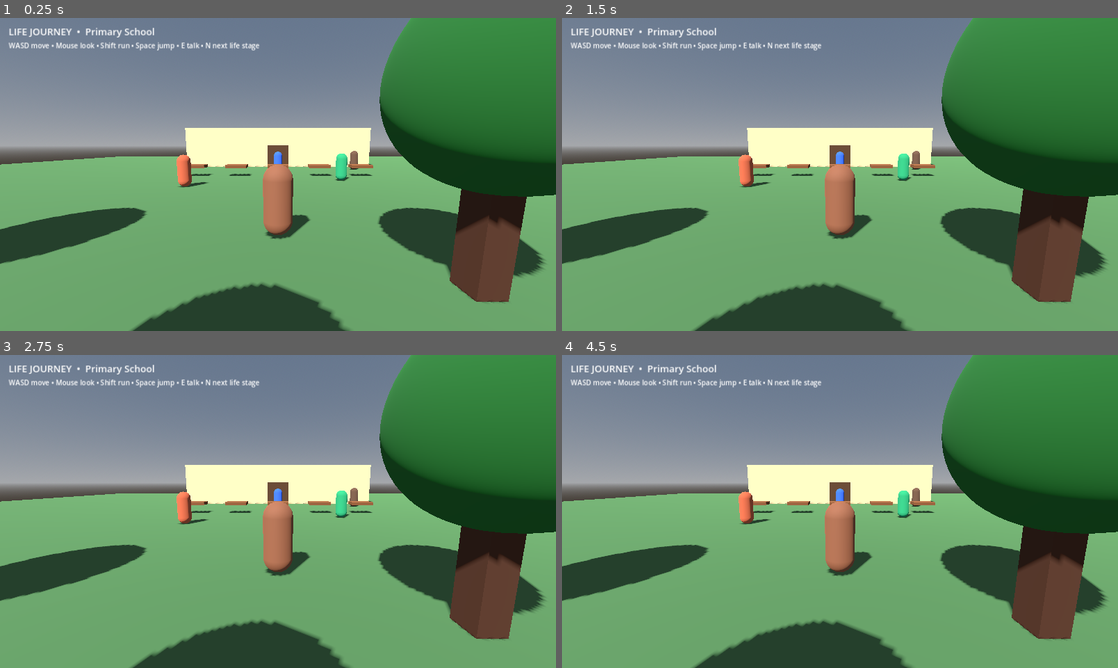
Above: before the commit, frames 1-4 (two rows, left to right).
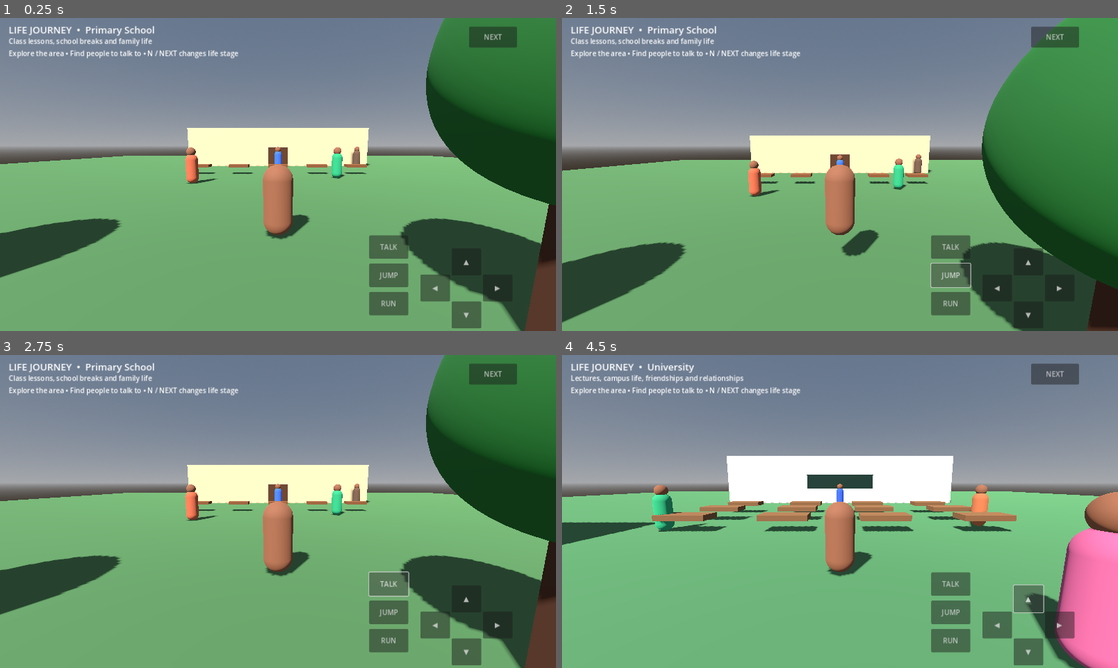
Above: after the commit, the same moments.

Repository: ntambalikachimwemwe-prog/Who-am-l-whatsapp
Game: Godot game, scene res://scenes/main.tscn
The game is run twice, just before and just after one commit, with the same random seed, the same clock (stepped at 60 frames per second) and the same inputs.
Inputs (mouse positions are in pixels of both pictures, inside the frame that each line leads up to):
- Up to frame 1 (0.25 s): no input
- Up to frame 2 (1.5 s): click (951, 302) at 0.5 s, where only the run after the commit has a clickable "RUN"; click (951, 274) at 1.25 s, where only the run after the commit has a clickable "JUMP"
- Up to frame 3 (2.75 s): click (389, 583) at 2 s, where only the run after the commit has a clickable "TALK"
- Up to frame 4 (4.5 s): click (1056, 373) at 2.75 s, where only the run after the commit has a clickable "NEXT"; click (1056, 373) at 3.5 s, where only the run after the commit has a clickable "NEXT"; click (1029, 599) at 4.25 s, where only the run after the commit has a clickable "▲"

The runs differ from the first frame. In frame 1, 26% of the frame differs, in the area x 0-100%, y 0-100%; in frame 2, 36%; in frame 3, 26%; in frame 4, 46%.

Commit message:
Build distinct primary, hostel, university and adult-life worlds

Diff:
--- a/life-simulator/scripts/world.gd
+++ b/life-simulator/scripts/world.gd
@@ -2,25 +2,33 @@
 
 const PLAYER_SCRIPT = preload("res://scripts/player.gd")
 const STAGES := ["Primary School", "Secondary School", "University", "Adult Life"]
+const STAGE_DESCRIPTIONS := [
+	"Class lessons, school breaks and family life",
+	"Hostel life, friendships, music and football",
+	"Lectures, campus life, friendships and relationships",
+	"Work, home, neighbourhood and everyday responsibilities"
+]
 var player: CharacterBody3D
 var prompt_label: Label
 var dialogue_panel: PanelContainer
 var dialogue_input: LineEdit
 var dialogue_text: Label
 var stage_label: Label
+var stage_description: Label
+var stage_container: Node3D
 var current_npc := ""
 var life_stage_index := 0
 var stage_npcs: Array[Node3D] = []
+var touch_buttons: Array[Button] = []
 
 func _ready() -> void:
 	_build_environment()
-	_build_schoolyard()
+	stage_container = Node3D.new()
+	stage_container.name = "CurrentWorld"
+	add_child(stage_container)
 	_build_player()
 	_build_hud()
-	_spawn_npc("Teacher", Vector3(0, 0, -7), Color(0.2, 0.35, 0.72), "teacher")
-	_spawn_npc("Classmate", Vector3(4, 0, -3), Color(0.15, 0.55, 0.34), "student")
-	_spawn_npc("Friend", Vector3(-5, 0, -1), Color(0.68, 0.32, 0.2), "friend")
-	_spawn_npc("Headteacher", Vector3(7, 0, -9), Color(0.35, 0.25, 0.18), "teacher")
+	_build_stage_world()
 	_update_stage()
 
 func _build_environment() -> void:
@@ -31,77 +39,86 @@
 	env.sky.sky_material = ProceduralSkyMaterial.new()
 	env.ambient_light_source = Environment.AMBIENT_SOURCE_COLOR
 	env.ambient_light_color = Color(0.72, 0.78, 0.9)
-	env.ambient_light_energy = 0.65
+	env.ambient_light_energy = 0.7
 	world_env.environment = env
 	add_child(world_env)
 	var sun := DirectionalLight3D.new()
 	sun.rotation_degrees = Vector3(-48, -30, 0)
-	sun.light_energy = 1.2
+	sun.light_energy = 1.25
 	sun.shadow_enabled = true
 	add_child(sun)
 
-func _box(parent: Node3D, label: String, pos: Vector3, size: Vector3, color: Color) -> StaticBody3D:
-	var body := StaticBody3D.new()
-	body.name = label
-	body.position = pos
+func _material(color: Color) -> StandardMaterial3D:
+	var mat := StandardMaterial3D.new()
+	mat.albedo_color = color
+	mat.roughness = 0.88
+	return mat
+
+func _box(parent: Node3D, label: String, pos: Vector3, size: Vector3, color: Color, solid := true) -> Node3D:
+	var holder: Node3D
+	if solid:
+		holder = StaticBody3D.new()
+	else:
+		holder = Node3D.new()
+	holder.name = label
+	holder.position = pos
 	var mesh_instance := MeshInstance3D.new()
 	var mesh := BoxMesh.new()
 	mesh.size = size
 	mesh_instance.mesh = mesh
-	var material := StandardMaterial3D.new()
-	material.albedo_color = color
-	material.roughness = 0.9
-	mesh_instance.material_override = material
-	body.add_child(mesh_instance)
-	var collision := CollisionShape3D.new()
-	var shape := BoxShape3D.new()
-	shape.size = size
-	collision.shape = shape
-	body.add_child(collision)
-	parent.add_child(body)
-	return body
-
-func _build_schoolyard() -> void:
-	_box(self, "Ground", Vector3(0, -0.25, 0), Vector3(65, 0.5, 65), Color(0.25, 0.39, 0.22))
-	_box(self, "School building", Vector3(0, 2, -14), Vector3(19, 4, 5), Color(0.78, 0.68, 0.48))
-	_box(self, "Classroom entrance", Vector3(0, 1.1, -11.35), Vector3(2.2, 2.2, 0.2), Color(0.28, 0.18, 0.1))
-	_box(self, "Blackboard", Vector3(0, 2.1, -16.45), Vector3(5, 1.4, 0.12), Color(0.06, 0.15, 0.12))
-	for i in range(5):
-		_box(self, "Desk_%d" % i, Vector3(-6 + i * 3, 0.7, -5), Vector3(1.5, 0.2, 0.8), Color(0.42, 0.25, 0.13))
-	for i in range(8):
-		var tree := _box(self, "Tree trunk %d" % i, Vector3(-17 + i * 5, 1, 7 + (i % 2) * 4), Vector3(0.45, 2, 0.45), Color(0.25, 0.14, 0.08))
-		var crown := MeshInstance3D.new()
-		var sphere := SphereMesh.new()
-		sphere.radius = 1.5
-		sphere.height = 3
-		crown.mesh = sphere
-		var green := StandardMaterial3D.new()
-		green.albedo_color = Color(0.12, 0.34, 0.13)
-		crown.material_override = green
-		crown.position = Vector3(0, 2, 0)
-		tree.add_child(crown)
+	mesh_instance.material_override = _material(color)
+	holder.add_child(mesh_instance)
+	if solid:
+		var collision := CollisionShape3D.new()
+		var shape := BoxShape3D.new()
+		shape.size = size
+		collision.shape = shape
+		holder.add_child(collision)
+	parent.add_child(holder)
+	return holder
+
+func _sphere(parent: Node3D, label: String, pos: Vector3, radius: float, color: Color) -> void:
+	var mesh := MeshInstance3D.new()
+	mesh.name = label
+	var sphere := SphereMesh.new()
+	sphere.radius = radius
+	sphere.height = radius * 2.0
+	mesh.mesh = sphere
+	mesh.material_override = _material(color)
+	mesh.position = pos
+	parent.add_child(mesh)
+
+func _tree(parent: Node3D, pos: Vector3) -> void:
+	_box(parent, "Tree trunk", pos + Vector3(0, 1, 0), Vector3(0.45, 2, 0.45), Color(0.25, 0.14, 0.08))
+	_sphere(parent, "Tree crown", pos + Vector3(0, 3, 0), 1.45, Color(0.12, 0.34, 0.13))
 
 func _build_player() -> void:
 	player = CharacterBody3D.new()
 	player.name = "Player"
 	player.set_script(PLAYER_SCRIPT)
-	player.position = Vector3(0, 0.2, 5)
+	player.position = Vector3(0, 0.2, 6)
 	add_child(player)
 
 func _spawn_npc(npc_name: String, pos: Vector3, color: Color, role: String) -> void:
 	var npc := StaticBody3D.new()
 	npc.name = npc_name
 	npc.position = pos
-	var mesh := MeshInstance3D.new()
+	var body := MeshInstance3D.new()
 	var capsule := CapsuleMesh.new()
 	capsule.radius = 0.34
 	capsule.height = 1.7
-	mesh.mesh = capsule
-	mesh.position.y = 0.85
-	var mat := StandardMaterial3D.new()
-	mat.albedo_color = color
-	mesh.material_override = mat
-	npc.add_child(mesh)
+	body.mesh = capsule
+	body.position.y = 0.85
+	body.material_override = _material(color)
+	npc.add_child(body)
+	var head := MeshInstance3D.new()
+	var head_mesh := SphereMesh.new()
+	head_mesh.radius = 0.25
+	head_mesh.height = 0.5
+	head.mesh = head_mesh
+	head.position.y = 1.82
+	head.material_override = _material(Color(0.48, 0.29, 0.19))
+	npc.add_child(head)
 	var collision := CollisionShape3D.new()
 	var shape := CapsuleShape3D.new()
 	shape.radius = 0.34
@@ -109,10 +126,88 @@
 	collision.shape = shape
 	collision.position.y = 0.85
 	npc.add_child(collision)
-	add_child(npc)
+	stage_container.add_child(npc)
 	npc.set_meta("npc_name", npc_name)
 	npc.set_meta("role", role)
 	stage_npcs.append(npc)
+
+func _clear_stage() -> void:
+	for child in stage_container.get_children():
+		child.queue_free()
+	stage_npcs.clear()
+	player.global_position = Vector3(0, 0.2, 6)
+	player.velocity = Vector3.ZERO
+
+func _build_stage_world() -> void:
+	_clear_stage()
+	match life_stage_index:
+		0: _build_primary_world()
+		1: _build_secondary_world()
+		2: _build_university_world()
+		3: _build_adult_world()
+
+func _build_primary_world() -> void:
+	_box(stage_container, "School grounds", Vector3(0, -0.25, 0), Vector3(66, 0.5, 66), Color(0.25, 0.39, 0.22))
+	_box(stage_container, "Primary school", Vector3(0, 2, -14), Vector3(19, 4, 6), Color(0.78, 0.68, 0.48))
+	_box(stage_container, "Classroom door", Vector3(0, 1, -10.8), Vector3(2, 2, 0.2), Color(0.28, 0.16, 0.08))
+	_box(stage_container, "Blackboard", Vector3(0, 2.2, -16.9), Vector3(5, 1.5, 0.12), Color(0.04, 0.14, 0.1))
+	for i in range(5):
+		_box(stage_container, "Class desk", Vector3(-6 + i * 3, 0.65, -5), Vector3(1.5, 0.2, 0.8), Color(0.42, 0.25, 0.13))
+	for i in range(8):
+		_tree(stage_container, Vector3(-17 + i * 5, 0, 9 + (i % 2) * 4))
+	_spawn_npc("Teacher", Vector3(0, 0, -8), Color(0.2, 0.35, 0.72), "teacher")
+	_spawn_npc("Classmate", Vector3(4, 0, -3), Color(0.15, 0.55, 0.34), "student")
+	_spawn_npc("Friend", Vector3(-5, 0, -1), Color(0.68, 0.32, 0.2), "friend")
+	_spawn_npc("Headteacher", Vector3(8, 0, -10), Color(0.35, 0.25, 0.18), "teacher")
+	_spawn_npc("Mother", Vector3(0, 0, 16), Color(0.65, 0.25, 0.38), "family")
+	_box(stage_container, "Family home", Vector3(0, 2, 23), Vector3(11, 4, 9), Color(0.72, 0.55, 0.38))
+	_box(stage_container, "Home door", Vector3(0, 1, 18.4), Vector3(1.8, 2, 0.15), Color(0.25, 0.13, 0.07))
+
+func _build_secondary_world() -> void:
+	_box(stage_container, "Hostel courtyard", Vector3(0, -0.25, 0), Vector3(70, 0.5, 70), Color(0.38, 0.42, 0.3))
+	_box(stage_container, "Boys hostel", Vector3(-11, 2, -10), Vector3(17, 4, 12), Color(0.72, 0.62, 0.48))
+	_box(stage_container, "Girls hostel", Vector3(12, 2, -10), Vector3(17, 4, 12), Color(0.72, 0.62, 0.48))
+	_box(stage_container, "Common room", Vector3(0, 1.8, 9), Vector3(20, 3.6, 10), Color(0.55, 0.58, 0.52))
+	for x in [-16.0, -10.0, -4.0, 4.0, 10.0, 16.0]:
+		_tree(stage_container, Vector3(x, 0, 22))
+	for i in range(4):
+		_box(stage_container, "Dorm bed", Vector3(-15 + i * 3, 0.55, -8), Vector3(2.2, 0.4, 1.0), Color(0.25, 0.36, 0.58))
+	_spawn_npc("Roommate", Vector3(-8, 0, -2), Color(0.2, 0.48, 0.38), "friend")
+	_spawn_npc("Football Friend", Vector3(3, 0, 2), Color(0.62, 0.34, 0.18), "friend")
+	_spawn_npc("Music Friend", Vector3(7, 0, 5), Color(0.34, 0.28, 0.62), "friend")
+	_spawn_npc("Senior Student", Vector3(-15, 0, 2), Color(0.25, 0.35, 0.68), "student")
+	_spawn_npc("House Parent", Vector3(12, 0, -2), Color(0.6, 0.3, 0.22), "teacher")
+
+func _build_university_world() -> void:
+	_box(stage_container, "Campus lawn", Vector3(0, -0.25, 0), Vector3(85, 0.5, 85), Color(0.25, 0.42, 0.25))
+	_box(stage_container, "Lecture block", Vector3(0, 2.5, -17), Vector3(24, 5, 10), Color(0.78, 0.76, 0.66))
+	_box(stage_container, "Lecture blackboard", Vector3(0, 2.3, -11.85), Vector3(7, 1.5, 0.15), Color(0.04, 0.14, 0.1))
+	for row in range(3):
+		for col in range(4):
+			_box(stage_container, "Lecture desk", Vector3(-7 + col * 4.5, 0.65, -5 + row * 3), Vector3(2.2, 0.25, 1), Color(0.42, 0.28, 0.16))
+	_box(stage_container, "Student centre", Vector3(-18, 2, 7), Vector3(13, 4, 10), Color(0.72, 0.6, 0.43))
+	_box(stage_container, "Library", Vector3(19, 2, 7), Vector3(13, 4, 10), Color(0.66, 0.7, 0.74))
+	for x in [-30.0, -20.0, 20.0, 30.0]:
+		_tree(stage_container, Vector3(x, 0, 20))
+	_spawn_npc("Lecturer", Vector3(0, 0, -9), Color(0.18, 0.3, 0.68), "teacher")
+	_spawn_npc("Campus Friend", Vector3(-8, 0, 1), Color(0.15, 0.55, 0.34), "friend")
+	_spawn_npc("Study Partner", Vector3(7, 0, 0), Color(0.65, 0.35, 0.2), "student")
+	_spawn_npc("Student", Vector3(14, 0, 10), Color(0.32, 0.38, 0.62), "student")
+	_spawn_npc("Aisha", Vector3(3, 0, 8), Color(0.68, 0.3, 0.42), "romance")
+
+func _build_adult_world() -> void:
+	_box(stage_container, "Town road", Vector3(0, -0.22, 0), Vector3(90, 0.45, 90), Color(0.32, 0.34, 0.32))
+	_box(stage_container, "Road lane", Vector3(0, 0.02, 0), Vector3(7, 0.04, 90), Color(0.15, 0.16, 0.17), false)
+	_box(stage_container, "Home", Vector3(-18, 2, -12), Vector3(13, 4, 11), Color(0.72, 0.52, 0.38))
+	_box(stage_container, "Office", Vector3(17, 3, -15), Vector3(17, 6, 12), Color(0.58, 0.66, 0.72))
+	_box(stage_container, "Shop", Vector3(17, 2, 12), Vector3(12, 4, 10), Color(0.72, 0.68, 0.48))
+	_box(stage_container, "Bus stop", Vector3(-18, 1.3, 13), Vector3(7, 2.6, 1), Color(0.28, 0.36, 0.42))
+	for x in [-32.0, -24.0, 25.0, 33.0]:
+		_tree(stage_container, Vector3(x, 0, 25))
+	_spawn_npc("Neighbour", Vector3(-10, 0, 5), Color(0.3, 0.52, 0.36), "friend")
+	_spawn_npc("Colleague", Vector3(10, 0, -5), Color(0.2, 0.35, 0.72), "student")
+	_spawn_npc("Shopkeeper", Vector3(18, 0, 18), Color(0.65, 0.36, 0.18), "worker")
+	_spawn_npc("Partner", Vector3(-18, 0, -2), Color(0.68, 0.3, 0.42), "romance")
 
 func _build_hud() -> void:
 	var layer := CanvasLayer.new()
@@ -121,15 +216,19 @@
 	root.set_anchors_and_offsets_preset(Control.PRESET_FULL_RECT)
 	layer.add_child(root)
 	stage_label = Label.new()
-	stage_label.position = Vector2(20, 16)
+	stage_label.position = Vector2(20, 12)
 	stage_label.add_theme_font_size_override("font_size", 22)
 	root.add_child(stage_label)
+	stage_description = Label.new()
+	stage_description.position = Vector2(20, 42)
+	root.add_child(stage_description)
 	prompt_label = Label.new()
-	prompt_label.text = "WASD move • Mouse look • Shift run • Space jump • E talk • N next life stage"
-	prompt_label.position = Vector2(20, 52)
+	prompt_label.position = Vector2(20, 70)
+	prompt_label.text = "WASD / arrows move • Mouse look • Shift run • Space jump • E talk • N change stage"
 	root.add_child(prompt_label)
+
 	dialogue_panel = PanelContainer.new()
-	dialogue_panel.position = Vector2(20, 500)
+	dialogue_panel.position = Vector2(20, 490)
 	dialogue_panel.size = Vector2(700, 190)
 	dialogue_panel.visible = false
 	root.add_child(dialogue_panel)
@@ -152,39 +251,78 @@
 	close.pressed.connect(func(): dialogue_panel.hide())
 	layout.add_child(close)
 
+	_add_touch_button(root, "▲", Vector2(1040, 530), Vector2(68, 62), func(): player.mobile_move = Vector2(0, -1), func(): player.mobile_move = Vector2.ZERO)
+	_add_touch_button(root, "▼", Vector2(1040, 652), Vector2(68, 62), func(): player.mobile_move = Vector2(0, 1), func(): player.mobile_move = Vector2.ZERO)
+	_add_touch_button(root, "◀", Vector2(968, 590), Vector2(68, 62), func(): player.mobile_move = Vector2(-1, 0), func(): player.mobile_move = Vector2.ZERO)
+	_add_touch_button(root, "▶", Vector2(1112, 590), Vector2(68, 62), func(): player.mobile_move = Vector2(1, 0), func(): player.mobile_move = Vector2.ZERO)
+	_add_touch_button(root, "RUN", Vector2(850, 630), Vector2(90, 54), func(): player.mobile_run = true, func(): player.mobile_run = false)
+	_add_touch_button(root, "JUMP", Vector2(850, 565), Vector2(90, 54), func(): player.mobile_jump = true, func(): player.mobile_jump = false)
+	_add_touch_button(root, "TALK", Vector2(850, 500), Vector2(90, 54), func(): _talk_to_nearest(), func(): pass)
+	_add_touch_button(root, "NEXT", Vector2(1080, 20), Vector2(110, 48), func(): _next_stage(), func(): pass)
+
+func _add_touch_button(parent: Control, caption: String, pos: Vector2, button_size: Vector2, down: Callable, up: Callable) -> void:
+	var button := Button.new()
+	button.text = caption
+	button.position = pos
+	button.size = button_size
+	button.modulate = Color(1, 1, 1, 0.78)
+	button.button_down.connect(down)
+	button.button_up.connect(up)
+	parent.add_child(button)
+	touch_buttons.append(button)
+
 func _process(_delta: float) -> void:
-	if player == null:
+	if Input.is_action_just_pressed("next_stage"):
+		_next_stage()
+	if Input.is_action_just_pressed("interact"):
+		_talk_to_nearest()
+	if player == null or dialogue_panel.visible:
 		return
-	if Input.is_action_just_pressed("next_stage"):
-		life_stage_index = (life_stage_index + 1) % STAGES.size()
-		_update_stage()
 	var nearest: Node3D
-	var best := 3.0
-	for node in stage_npcs:
-		if is_instance_valid(node):
-			var distance := player.global_position.distance_to(node.global_position)
+	var best := 3.2
+	for npc in stage_npcs:
+		if is_instance_valid(npc):
+			var distance := player.global_position.distance_to(npc.global_position)
 			if distance < best:
 				best = distance
-				nearest = node
-	if nearest != null:
-		prompt_label.text = "Nearby: %s • Press E to talk" % nearest.get_meta("npc_name")
-		if Input.is_action_just_pressed("interact"):
-			current_npc = str(nearest.get_meta("npc_name"))
-			dialogue_text.text = "%s is listening. Type exactly what you want your character to say." % current_npc
-			dialogue_panel.show()
-			dialogue_input.grab_focus()
+				nearest = npc
+	if nearest:
+		prompt_label.text = "Nearby: %s • Press E / TALK" % nearest.get_meta("npc_name")
 	else:
-		prompt_label.text = "WASD move • Mouse look • Shift run • Space jump • E talk • N next life stage"
+		prompt_label.text = "Explore the area • Find people to talk to • N / NEXT changes life stage"
+
+func _talk_to_nearest() -> void:
+	if dialogue_panel.visible:
+		return
+	var nearest: Node3D
+	var best := 3.5
+	for npc in stage_npcs:
+		if is_instance_valid(npc):
+			var distance := player.global_position.distance_to(npc.global_position)
+			if distance < best:
+				best = distance
+				nearest = npc
+	if nearest:
+		current_npc = str(nearest.get_meta("npc_name"))
+		dialogue_text.text = "%s is listening. Type what you want your character to say." % current_npc
+		dialogue_panel.show()
+		dialogue_input.grab_focus()
+
+func _next_stage() -> void:
+	life_stage_index = (life_stage_index + 1) % STAGES.size()
+	_build_stage_world()
+	_update_stage()
+	dialogue_panel.hide()
 
 func _update_stage() -> void:
 	stage_label.text = "LIFE JOURNEY  •  " + STAGES[life_stage_index]
+	stage_description.text = STAGE_DESCRIPTIONS[life_stage_index]
 
 func _send_dialogue() -> void:
 	var words := dialogue_input.text.strip_edges()
 	if words.is_empty():
 		return
-	var answer := _npc_reply(current_npc, words)
-	dialogue_text.text = "You: %s\n%s: %s" % [words, current_npc, answer]
+	dialogue_text.text = "You: %s\n%s: %s" % [words, current_npc, _npc_reply(current_npc, words)]
 	dialogue_input.clear()
 
 func _npc_reply(npc_name: String, words: String) -> String:
@@ -196,9 +334,15 @@
 	if message.contains("music") or message.contains("song"):
 		return "What kind of music have you been listening to lately?"
 	if message.contains("love") or message.contains("girlfriend") or message.contains("date"):
-		return "Let's get to know each other first. Tell me something about yourself."
+		if npc_name == "Aisha" or npc_name == "Partner":
+			return "I would like to know you better first. What do you enjoy doing?"
+		return "Relationships take time. Let's get to know each other first."
+	if message.contains("lesson") or message.contains("study") or message.contains("class"):
+		return "Let's work through it together. Which part do you find difficult?"
 	if message.contains("home") or message.contains("family"):
-		return "Family is important. How has your day been at home?"
-	if npc_name.to_lower().contains("teacher") or npc_name.to_lower().contains("headteacher"):
-		return "Good question. Listen carefully, think it through, and tell me what you understand."
+		return "Family matters. How has everything been at home?"
+	if message.contains("work") or message.contains("job") or message.contains("business"):
+		return "What are you working on at the moment?"
+	if npc_name.to_lower().contains("teacher") or npc_name.to_lower().contains("lecturer") or npc_name.to_lower().contains("headteacher"):
+		return "Good question. Think it through and tell me what you understand."
 	return "I hear you. Tell me a little more — what happened next?"
